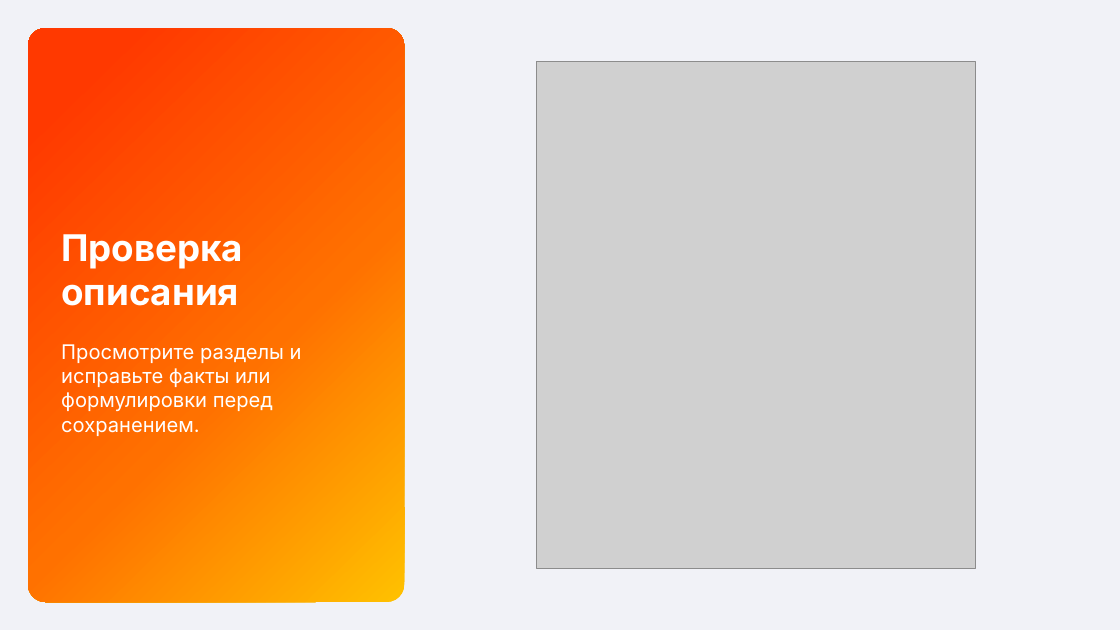
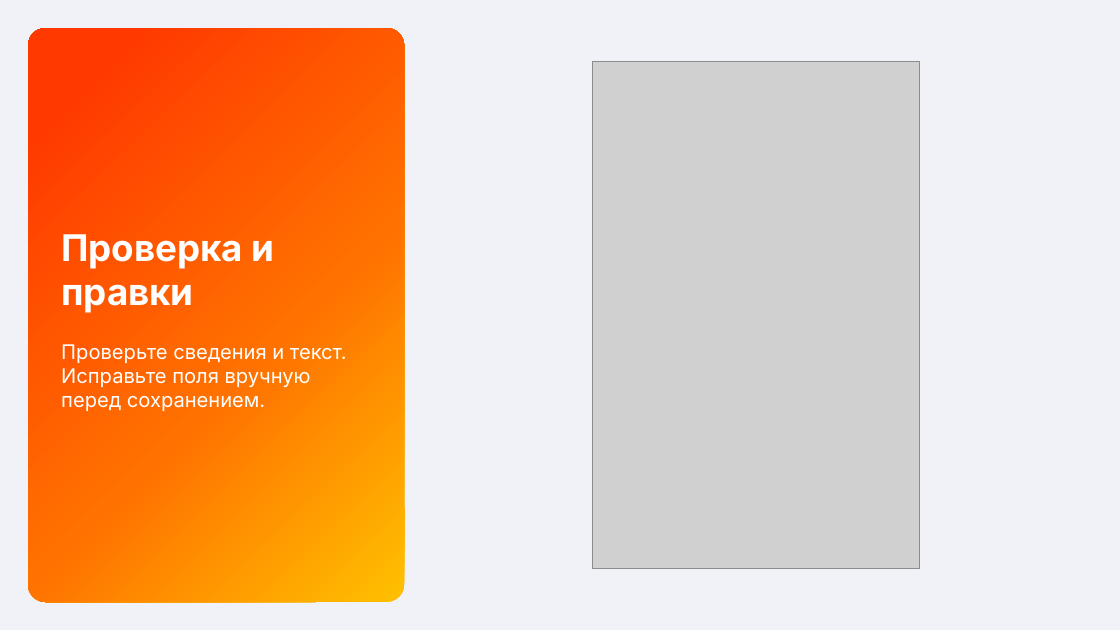
Before and after one commit to trueakaru-stack/iskra-vacancy-prototype, a slide deck: slide 7 of docs/voice-vacancy-presentation.pptx. Drawn at 1120x630 pixels with LibreOffice and Linux fonts; fonts in the diff are those of the drawing; grey boxes stand for pictures. Boxes give left, top, right and bottom in pixels: in the first picture for what was removed or moved away, otherwise in the second. Text is boxed around its words. In the diff, an @@ line names an element or a change of style, - is before the commit and + after.

Commit message:
Завершён сценарий сохранения и подготовлены материалы передачи

```diff
--- a/docs/voice-vacancy-presentation.pptx
+++ b/docs/voice-vacancy-presentation.pptx
@@ picture: place and size @@
-picture at box(537, 61, 975, 569)
+picture at box(593, 61, 920, 569)
@@ text at box(61, 234, 275, 313): text changed @@
-Проверка описания
+Проверка и правки
@@ text at box(61, 344, 347, 411): text changed @@
-Просмотрите разделы и исправьте факты или формулировки перед сохранением.
+Проверьте сведения и текст. Исправьте поля вручную перед сохранением.
```
Also in this commit, not shown: 3 other slides changed, 4 slides added, 4 slides removed, 28 other files.
